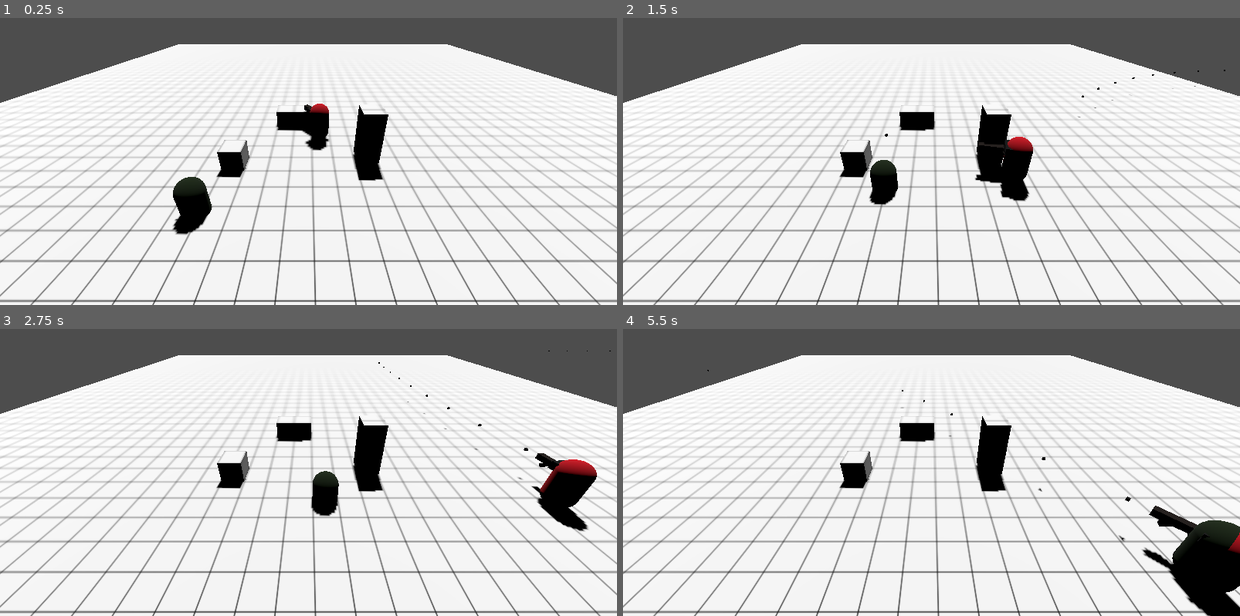
Above: before the commit, frames 1-4 (two rows, left to right).
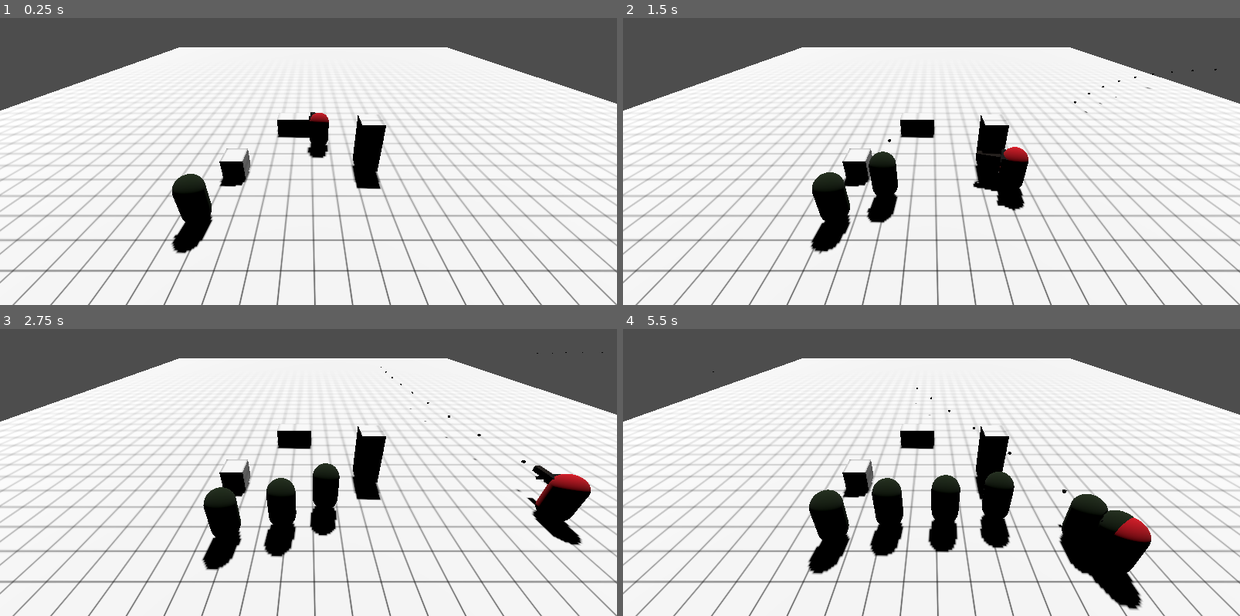
Above: after the commit, the same moments.

Repository: npoy/3d-roguelike-poc
Game: Godot game, scene res://level.tscn
Same seed, same stepped clock (60 frames per second), same inputs: the game is played once before the commit and once after it.
Inputs (mouse positions are in pixels of both pictures, inside the frame that each line leads up to):
- Up to frame 1 (0.25 s): no input
- Up to frame 2 (1.5 s): tap Enter (ui_accept) at 0.5, 0.77 s; move the mouse to (1067, 115) at 0.52 s; press the mouse at (1067, 115) at 0.53 s; hold Right (ui_right) 0.53-1.28 s; move the mouse to (808, 150) at 1.27 s; release the mouse at (808, 150) at 1.28 s; hold Down (ui_down) from 1.28 s (still down); click (808, 150) at 1.35 s
- Up to frame 3 (2.75 s): tap Enter (ui_accept) at 1.52 s; move the mouse to (370, 366) at 2.02 s; release Down (ui_down) at 2.03 s; press the mouse at (370, 366) at 2.03 s; hold Right (ui_right) from 2.03 s (still down)
- Up to frame 4 (5.5 s): move the mouse to (900, 512) at 2.77 s; release Right (ui_right) at 2.78 s; release the mouse at (900, 512) at 2.78 s; hold Up (ui_up) 2.78-3.53 s; click (900, 512) at 2.85 s; tap Enter (ui_accept) at 3.02, 3.77, 4.52 s; move the mouse to (1116, 495) at 3.52 s; press the mouse at (1116, 495) at 3.53 s; hold Left (ui_left) 3.53-5.03 s; move the mouse to (746, 392) at 4.27 s; release the mouse at (746, 392) at 4.28 s; click (746, 392) at 4.35 s; move the mouse to (962, 443) at 5.02 s; press the mouse at (962, 443) at 5.03 s; hold Down (ui_down) from 5.03 s (still down)

The runs differ from the first frame. In frame 1, 20% of the frame differs, in the area x 0-100%, y 9-100%; in frame 2, 21%; in frame 3, 23%; in frame 4, 28%.

Commit message:
Fixed enemy, player and ground positions

Diff:
--- a/Player.gd
+++ b/Player.gd
@@ -6,7 +6,7 @@
 @onready var gun_controller = $GunController
 
 # Get the gravity from the project settings to be synced with RigidBody nodes.
-#var gravity = ProjectSettings.get_setting("physics/3d/default_gravity")
+var gravity = ProjectSettings.get_setting("physics/3d/default_gravity")
 
 func _process(delta):
 	# Add the gravity.
--- a/Scripts/spawner.gd
+++ b/Scripts/spawner.gd
@@ -9,7 +9,7 @@
 
 # Called when the node enters the scene tree for the first time.
 func _ready():
-	#start_wave()
+	start_wave()
 	pass
 
 func start_wave() -> void:
--- a/enemy.tscn
+++ b/enemy.tscn
@@ -14,19 +14,21 @@
 radius = 1.64643
 
 [node name="Enemy" type="CharacterBody3D"]
-transform = Transform3D(1, 0, 0, 0, 1, 0, 0, 0, 1, 0, 1.5, 0)
 collision_layer = 4
-collision_mask = 4
+collision_mask = 5
 script = ExtResource("1_queeo")
 
 [node name="MeshInstance3D" type="MeshInstance3D" parent="."]
+transform = Transform3D(1, 0, 0, 0, 1, 0, 0, 0, 1, 0, 1, 0)
 mesh = SubResource("CapsuleMesh_fvu3q")
 surface_material_override/0 = SubResource("StandardMaterial3D_78cjo")
 
 [node name="CollisionShape3D" type="CollisionShape3D" parent="."]
+transform = Transform3D(1, 0, 0, 0, 1, 0, 0, 0, 1, 0, 1, 0)
 shape = SubResource("CapsuleShape3D_0hofj")
 
 [node name="NavigationAgent3D" type="NavigationAgent3D" parent="."]
+path_height_offset = 0.1
 
 [node name="Stats" parent="." instance=ExtResource("2_qn1b8")]
 
@@ -35,6 +37,7 @@
 collision_mask = 7
 
 [node name="CollisionShape3D" type="CollisionShape3D" parent="AttackRadius"]
+transform = Transform3D(1, 0, 0, 0, 1, 0, 0, 0, 1, 0, 1, 0)
 shape = SubResource("CylinderShape3D_p1fex")
 
 [node name="AttackTimer" type="Timer" parent="."]
--- a/level.tscn
+++ b/level.tscn
@@ -15,10 +15,9 @@
 [node name="Level" type="Node3D"]
 script = ExtResource("1_n2rh3")
 
+[node name="Player" parent="." instance=ExtResource("3_wcndh")]
+
 [node name="Enemy" parent="." instance=ExtResource("2_xk1of")]
-transform = Transform3D(1, 0, 0, 0, 1, 0, 0, 0, 1, 0, 1, 0)
-
-[node name="Player" parent="." instance=ExtResource("3_wcndh")]
 
 [node name="DirectionalLight3D" type="DirectionalLight3D" parent="."]
 transform = Transform3D(-0.997682, -0.0309914, 0.0605834, 0.040698, 0.441777, 0.896201, -0.0545389, 0.896589, -0.439492, 4.55409, 5.11564, -13.576)
@@ -28,8 +27,9 @@
 transform = Transform3D(1, 0, 0, 0, 0.866531, 0.499123, 0, -0.499123, 0.866531, 4.32861, 6.97091, 5.27517)
 
 [node name="Navigation" type="NavigationRegion3D" parent="."]
-transform = Transform3D(1.00045, 0, 0, 0, 1, 0, 0, 0, 1, 0, 0, 0)
+transform = Transform3D(1.00045, 0, 0, 0, 1, 0, 0, 0, 1, 0, -0.5, 0)
 navigation_mesh = SubResource("NavigationMesh_mcqm7")
+navigation_layers = 5
 
 [node name="Ground" type="CSGBox3D" parent="Navigation"]
 transform = Transform3D(2.35328, 0, 0, 0, 1, 0, 0, 0, 3.20411, 5.116, 0, -4.5)
--- a/player.tscn
+++ b/player.tscn
@@ -17,13 +17,13 @@
 [sub_resource type="CapsuleShape3D" id="CapsuleShape3D_5rl4w"]
 
 [node name="Player" type="CharacterBody3D"]
-transform = Transform3D(-1, 0, -8.74228e-08, 0, 1, 0, 8.74228e-08, 0, -1, 4.896, 1.5, -5.25)
+transform = Transform3D(-1, 0, -8.74228e-08, 0, 1, 0, 8.74228e-08, 0, -1, 4.896, 0, -5.25)
 collision_layer = 2
 script = ExtResource("1_xxg0c")
 metadata/_edit_group_ = true
 
 [node name="Body" type="MeshInstance3D" parent="."]
-transform = Transform3D(-4.37114e-08, 0, 1, 0, 1, 0, -1, 0, -4.37114e-08, 0, 0, 0)
+transform = Transform3D(-4.37114e-08, 0, 1, 0, 1, 0, -1, 0, -4.37114e-08, 0, 1, 0)
 mesh = SubResource("CapsuleMesh_ptjcs")
 surface_material_override/0 = SubResource("StandardMaterial3D_oqqhj")
 
@@ -41,4 +41,5 @@
 starting_weapon = ExtResource("3_sn3tn")
 
 [node name="CollisionShape3D" type="CollisionShape3D" parent="."]
+transform = Transform3D(1, 0, 0, 0, 1, 0, 0, 0, 1, 0, 1, 0)
 shape = SubResource("CapsuleShape3D_5rl4w")
